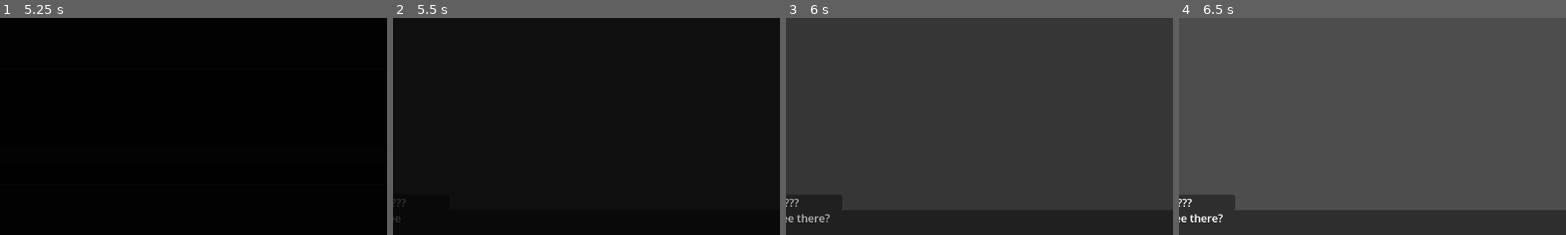
Above: before the commit, frames 1-4 (left to right).
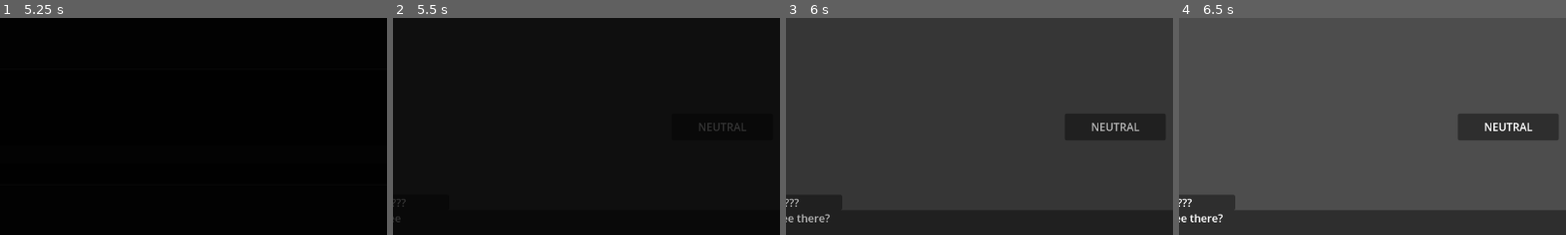
Above: after the commit, the same moments.

Repository: Lipatant/KitchenwareShop
Game: Godot game, scene res://Source/Scenes/MainMenu.tscn
Same seed, same stepped clock (60 frames per second), same inputs: the game is played once before the commit and once after it.
Inputs (mouse positions are % of the whole screen's width and height, from its top left):
- Up to frame 1 (5.25 s): click "Start" at 0.5 s; click "Start" at 1.25 s; click "Leave" at 2 s; move the mouse to (72, 45) at 2.77 s; click (72, 45) at 2.92 s; tap Enter at 3.5 s; move the mouse to (30, 55) at 3.52 s; click (30, 55) at 3.67 s; tap Space at 4.25 s; move the mouse to (60, 28) at 4.27 s; click (60, 28) at 4.42 s; move the mouse to (45, 70) at 5.02 s; click (45, 70) at 5.17 s
- Up to frame 2 (5.5 s): no input
- Up to frame 3 (6 s): move the mouse to (80, 65) at 5.77 s; click (80, 65) at 5.92 s
- Up to frame 4 (6.5 s): no input
The pictures show only the part of the screen within x 8-57%, y 25-75%; the shares and areas given below are measured in that part.

Frame 1 is identical in both runs. In frame 2, less than 0.1% of the frame differs, in the area x 79-91%, y 48-52%; in frame 3, 0.3%; in frame 4, 3.0%, in the area x 72-98%, y 44-57%.

Commit message:
feat: adding emotions

Diff:
--- a/Data/Characters/Brioche/BriocheDay01.tres
+++ b/Data/Characters/Brioche/BriocheDay01.tres
@@ -5,10 +5,15 @@
 [resource]
 script = ExtResource("2_qm8ir")
 code = "set_character_name_unknown
-say Brioche0101
-say Brioche0102
+say Brioche0101 Scared
+say Brioche0102 Terrified
+say GenericWait Scared
 say Brioche0103
+say GenericWait
+say GenericWait Focused
 say Brioche0104
+say Brioche0105 Neutral
+say Brioche0106 Embarrassed
 set_character_name_self
-say Brioche0105
-say Brioche0106"
+say Brioche0107 Happy
+say Brioche0108"
--- a/Source/Data/Character.gd
+++ b/Source/Data/Character.gd
@@ -7,3 +7,14 @@
 @export_subgroup("Events")
 @export var event_eliminated : Event
 @export var events : Array[Event]
+
+enum Emotion {
+	CRYING,
+	EMBARRASSED,
+	FOCUSED,
+	HAPPY,
+	NEUTRAL,
+	SAD,
+	SCARED,
+	TERRIFIED,
+}
--- a/Source/Scenes/Dialogue.tscn
+++ b/Source/Scenes/Dialogue.tscn
@@ -54,5 +54,27 @@
 text = "PLACEHOLDER"
 horizontal_alignment = 1
 
+[node name="EmotionContainer" type="PanelContainer" parent="."]
+unique_name_in_owner = true
+layout_mode = 1
+anchors_preset = 8
+anchor_left = 0.5
+anchor_top = 0.5
+anchor_right = 0.5
+anchor_bottom = 0.5
+offset_left = -20.0
+offset_top = -20.0
+offset_right = 20.0
+offset_bottom = 20.0
+grow_horizontal = 2
+grow_vertical = 2
+
+[node name="Emotion" type="Label" parent="EmotionContainer"]
+unique_name_in_owner = true
+custom_minimum_size = Vector2(150, 0)
+layout_mode = 2
+text = "PLACEHOLDER"
+horizontal_alignment = 1
+
 [connection signal="speech_pressed" from="." to="." method="_on_speech_pressed"]
 [connection signal="gui_input" from="CharacterSpeechContainer" to="." method="_on_character_speech_container_gui_input"]
--- a/Source/Scenes/Dialogue/Dialogue.gd
+++ b/Source/Scenes/Dialogue/Dialogue.gd
@@ -15,6 +15,7 @@
 
 func _ready() -> void:
 	set_character_name()
+	set_emotion()
 	play(SaveManager.current_event, SaveManager.current_character)
 
 func play(event: Event, character: Character = null) -> void:
@@ -55,13 +56,15 @@
 
 # EVENT FUNCTIONS #
 
-func say(speech_code: String) -> bool:
+func say(speech_code: String, emotion: String = "") -> bool:
 	var line : String = tr("CharacterSpeech" + speech_code)
 	var line_duration : float = 0.02 * line.length()
 	%CharacterSpeech.text = line
 	%CharacterSpeech.visible_characters = 0
 	_speech_tween = create_tween()
 	_speech_tween.tween_property(%CharacterSpeech, "visible_characters", line.length(), line_duration)
+	if emotion:
+		set_emotion(emotion)
 	return false
 
 func set_character_name(character_code: String = "") -> bool:
@@ -78,3 +81,14 @@
 
 func set_character_name_unknown() -> bool:
 	return set_character_name("Unknown")
+
+func set_emotion(emotion: String = "") -> bool:
+	var emotion_formated : String = emotion.to_snake_case().to_upper()
+	var character_emotion := Character.Emotion.NEUTRAL
+	if emotion_formated:
+		assert(Character.Emotion.has(emotion_formated))
+		character_emotion = Character.Emotion.get(emotion_formated)
+	else:
+		emotion_formated = Character.Emotion.find_key(character_emotion)
+	%Emotion.text = emotion_formated
+	return true
